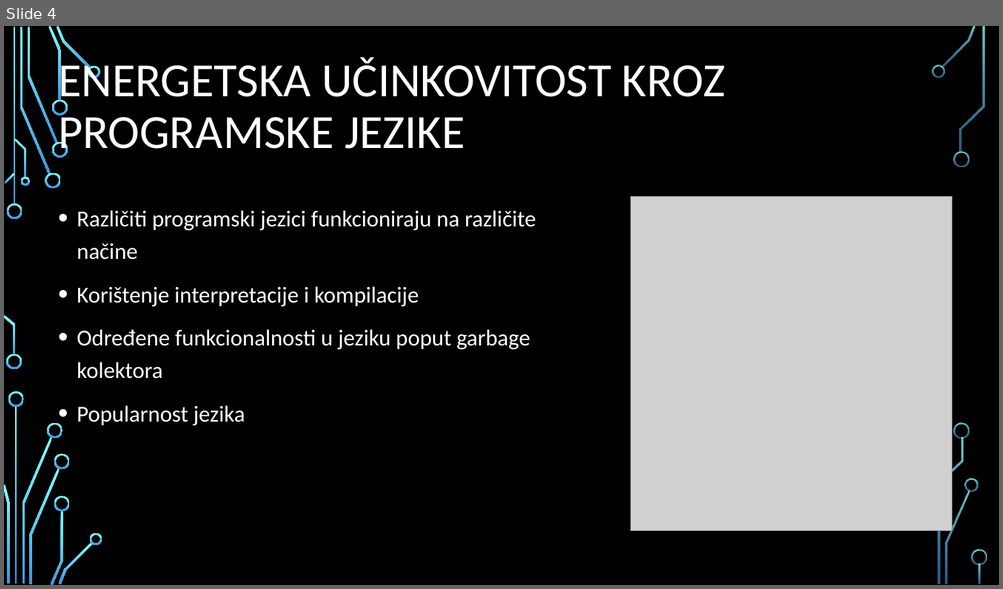
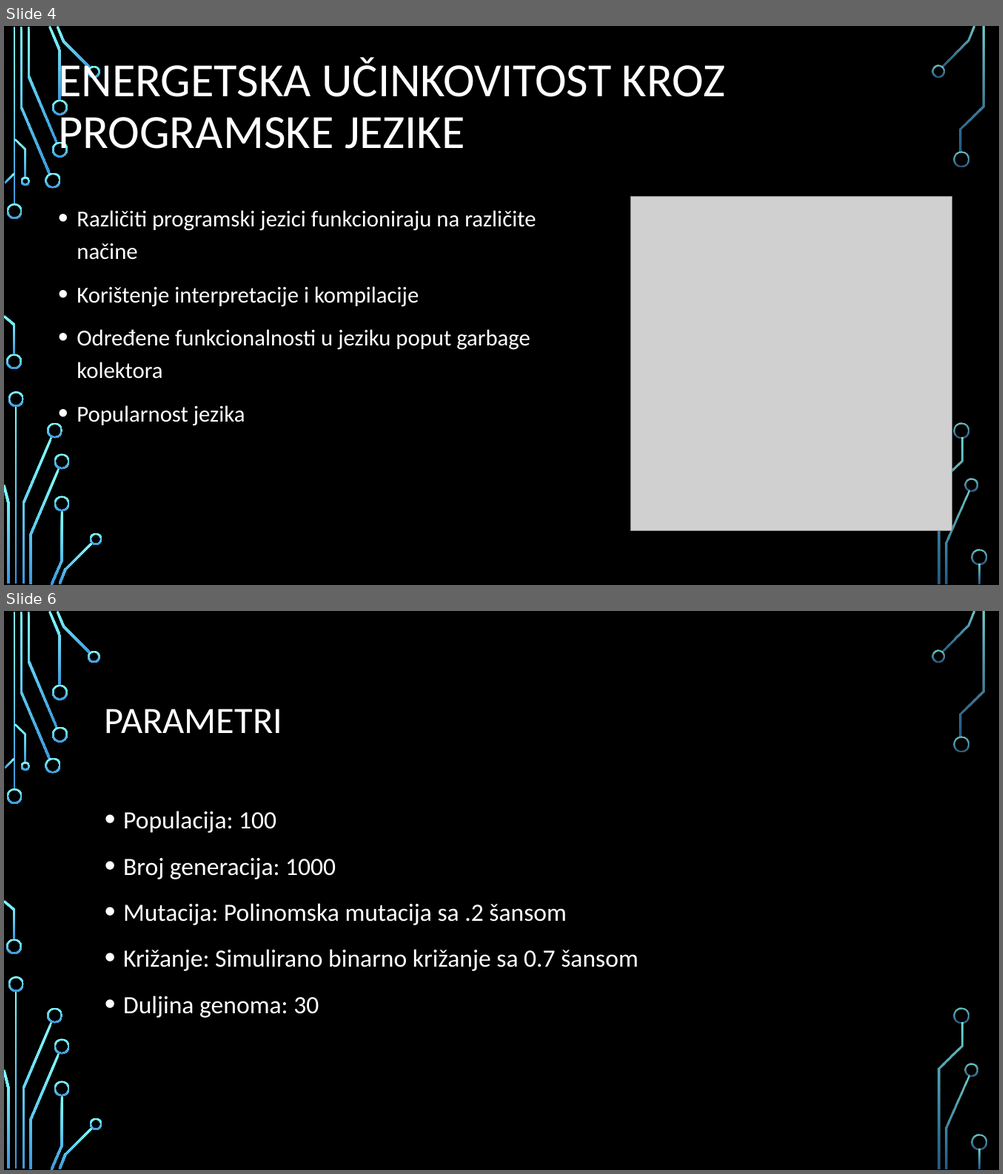
Before and after one commit to MatteoPlisic/Se, a slide deck: Green coding ppt.pptx. Shown one above the other, each under a label of ours: slide 4 before the commit, slides 4 and 6 after it; the slides between them are not shown. The pictures are 1003x589 and 1003x1174 pixels, drawn with LibreOffice and Linux fonts; fonts in the diff are those of the drawing; grey boxes stand for pictures; background and template pictures are left out. Boxes give left, top, right and bottom in pixels: in the first picture for what was removed or moved away, otherwise in the second. Text is boxed around its words. In the diff, an @@ line names an element or a change of style, - is before the commit and + after.

```diff
--- a/Green coding ppt.pptx
+++ b/Green coding ppt.pptx
@@ slide 6 added at [4,611,999,1170], background picture (left out); not listed: 36 template elements that a slide beside it also shows @@
@@ title added at [105,709,282,733], 36 pt, text #FFFFFF @@
+PARAMETRI
@@ text added at [123,811,638,1018], 24 pt, text #FFFFFF @@
+• Populacija: 100
+• Broj generacija: 1000
+• Mutacija: Polinomska mutacija sa .2 šansom
+• Križanje: Simulirano binarno križanje sa 0.7 šansom
+• Duljina genoma: 30
```
Also in this commit, not shown: 1 slide changed, 5 other slides added, 1 other file.
